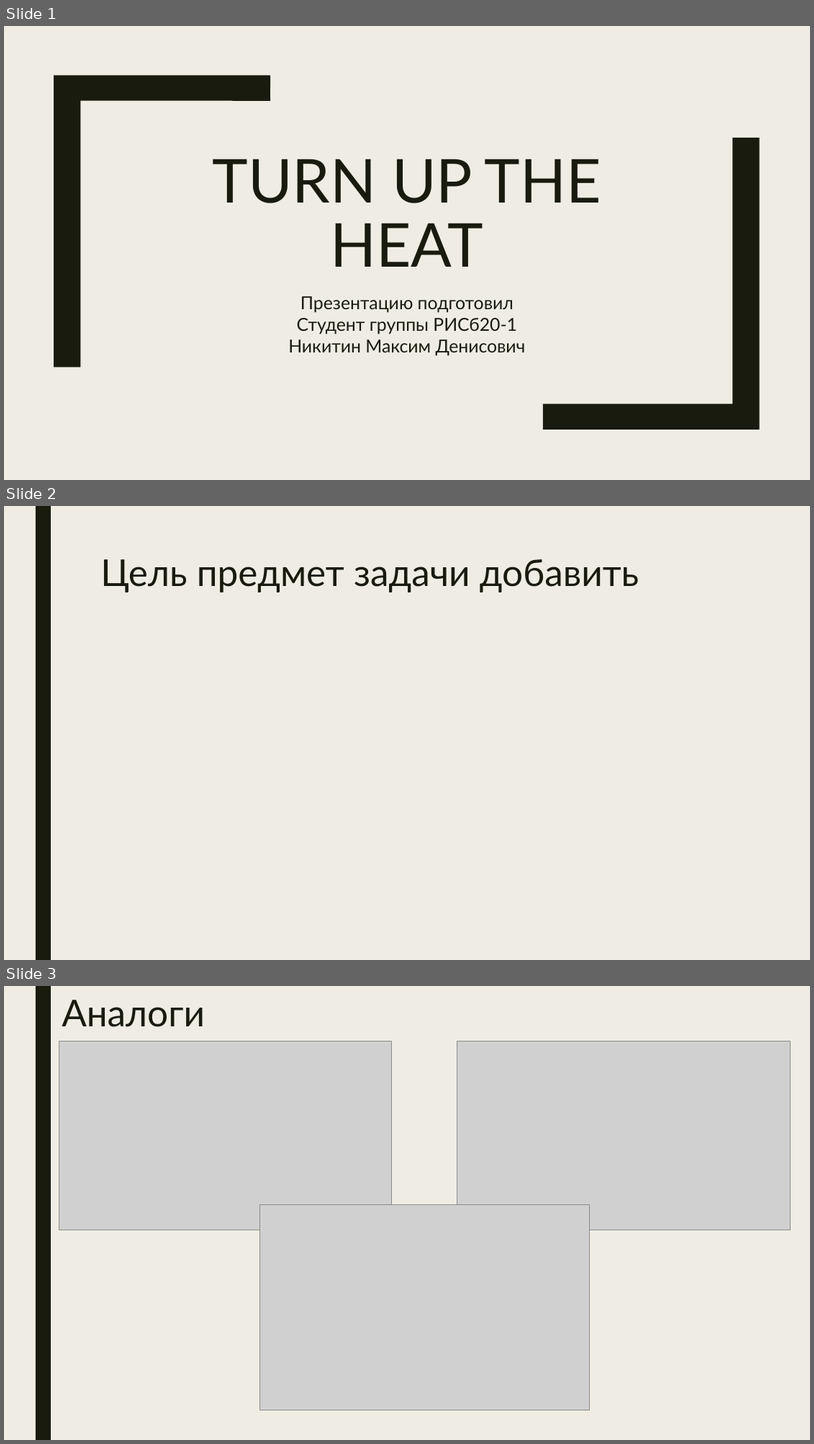
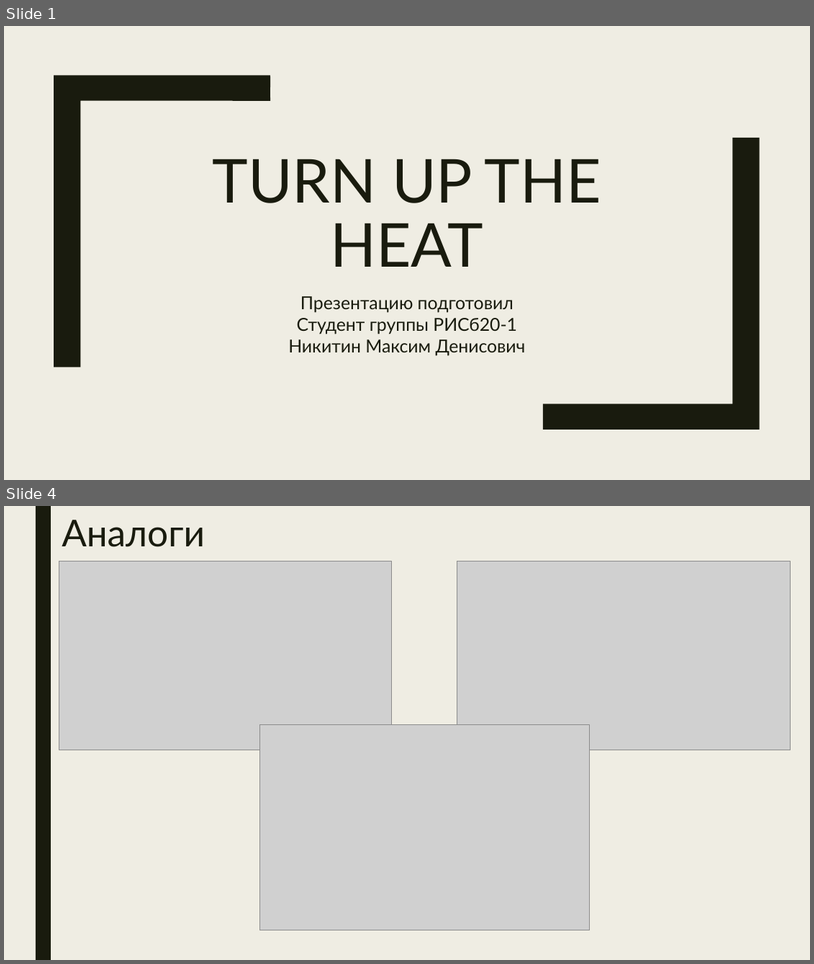
Before and after one commit to NikitinMaksim/Coursework_2023, a slide deck: Никитин_курсовая.pptx. Shown one above the other, each under a label of ours: slides 1, 2 and 3 before the commit, slides 1 and 4 after it; the slides between them are not shown. The pictures are 814x1444 and 814x964 pixels, drawn with LibreOffice and Linux fonts; fonts in the diff are those of the drawing; grey boxes stand for pictures. Boxes give left, top, right and bottom in pixels: in the first picture for what was removed or moved away, otherwise in the second. Text is boxed around its words. In the diff, an @@ line names an element or a change of style, - is before the commit and + after.

```diff
--- a/Никитин_курсовая.pptx
+++ b/Никитин_курсовая.pptx
@@ slide 2 removed at (x1=4, y1=506, x2=810, y2=960), background #EFEDE3; not listed: 1 template element that a slide beside it also shows @@
@@ title removed at (x1=100, y1=559, x2=639, y2=592) @@
-Цель предмет задачи добавить
@@ what was slide 3 is now slide 4 @@
```
Also in this commit, not shown: 2 slides added.
